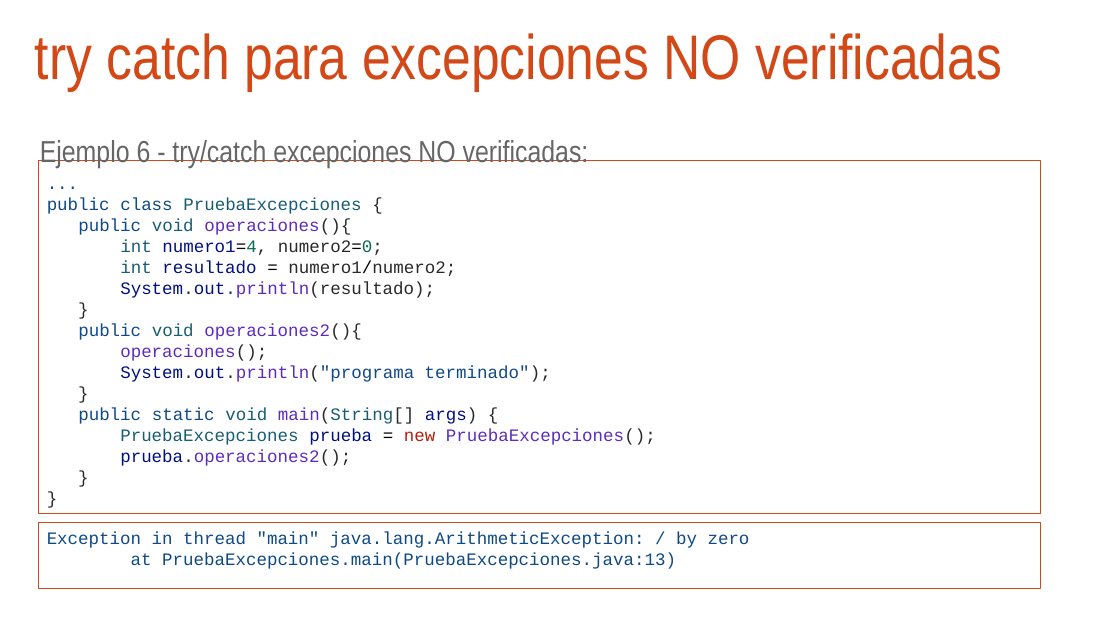
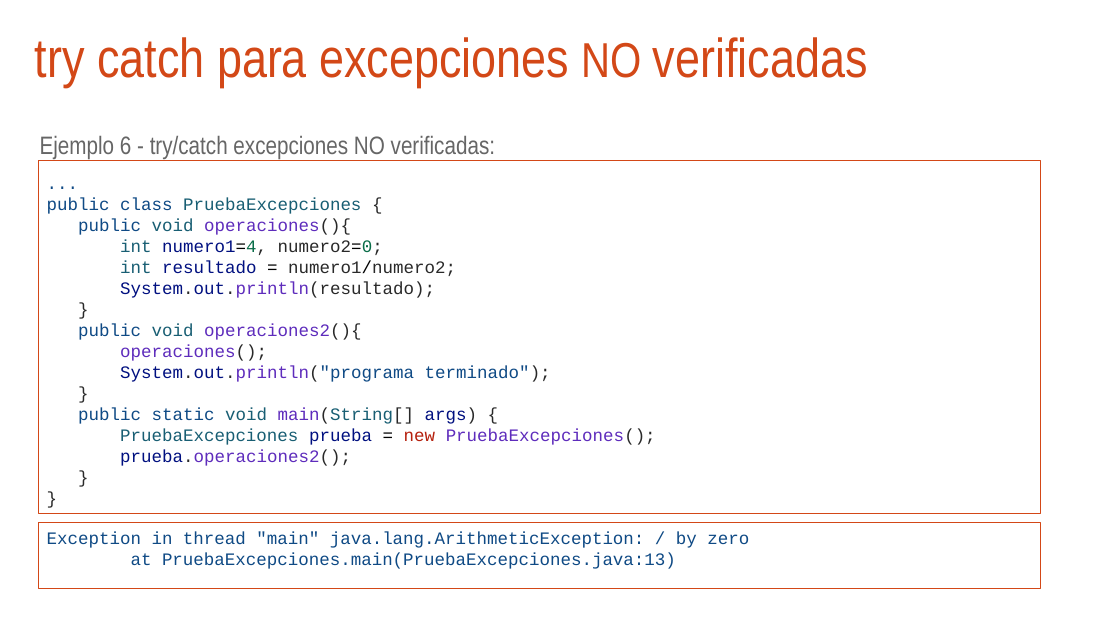
Before and after one commit to arturoblasco/PROG23, a slide deck: slide 17 of UD03/ud03_excepciones.pptx. Drawn at 1120x630 pixels with LibreOffice and Linux fonts; fonts in the diff are those of the drawing; background and template pictures are left out. Boxes give left, top, right and bottom in pixels: in the first picture for what was removed or moved away, otherwise in the second. Text is boxed around its words. In the diff, an @@ line names an element or a change of style, - is before the commit and + after.

```diff
--- a/UD03/ud03_excepciones.pptx
+++ b/UD03/ud03_excepciones.pptx
@@ title "try catch para excepciones NO ..." at (x1=35, y1=37, x2=868, y2=87): size 54 to 47 pt; size 54 to 42 pt in "NO" @@
@@ text "Ejemplo 6 - try/catch excepciones ..." at (x1=40, y1=136, x2=495, y2=159): size 26 to 21.6 pt @@
@@ text "..." at (x1=39, y1=161, x2=1041, y2=514): outline #D34817 0.75 pt to #D34817 0.74 pt @@
@@ text "Exception in thread "main" java.lang.ArithmeticException: ..." at (x1=39, y1=523, x2=1041, y2=588): outline #D34817 0.75 pt to #D34817 0.74 pt @@
```
Also in this commit, not shown: 18 other slides changed, 2 other files.
